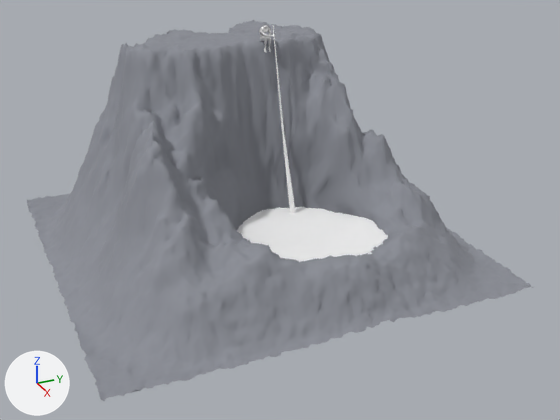
The glTF model models/unitlesscliff.gltf: old version first, new version second.
Before and after are seen from a 50 mm camera at (3.36, -1.35, 1.81) aimed at (0.19, 0.08, 0.23). Arrows for +X, +Y and +Z are at lower left; the lights stay in place.

Names of what the first picture shows: 'Landscape', 'Liquid Domain', 'Liquid Domain.001'.
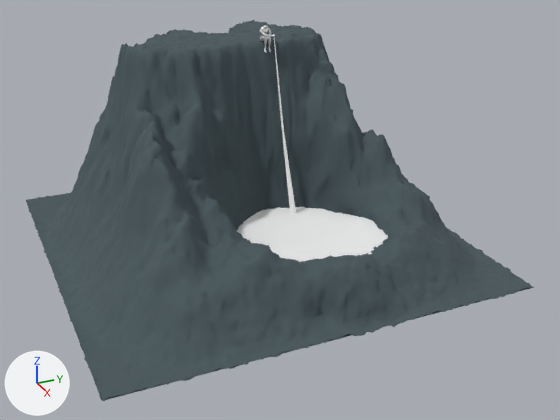
Where the change shows, as pixel boxes [x1, y1, x2, y2] in the pictures (560 x 420 px):
'Landscape', recoloured (grey to cyan): [27, 19, 533, 401] in both
'Plane', added (cyan): after [26, 193, 534, 401]

Patch to the scene script:
```diff
--- a/models/unitlesscliff.gltf.py
+++ b/models/unitlesscliff.gltf.py
@@ mat_material_002 @@
 mat_material_002 = principled_material('Material.002')
-mat_material_002.base_color = (0.271, 0.283, 0.319)  # grey #8e9199
+mat_material_002.base_color = (0.07, 0.101, 0.113)  # dark cyan #4b595e
 mat_material_002.roughness = 1.0
@@ me_plane @@
+me_plane.from_pydata([(-1.0, -1.0, 0.0), (1.0, -1.0, 0.0), (-1.0, 1.0, 0.0), (1.0, 1.0, 0.0)], [], [(0, 1, 3), (0, 3, 2)])
+me_plane.materials.append(mat_material_002)  # dark cyan #4b595e
@@ ob_plane @@
+ob_plane = bpy.data.objects.new('Plane', me_plane)
+ob_plane.location = (0.0, 0.0, 0.0)
```
